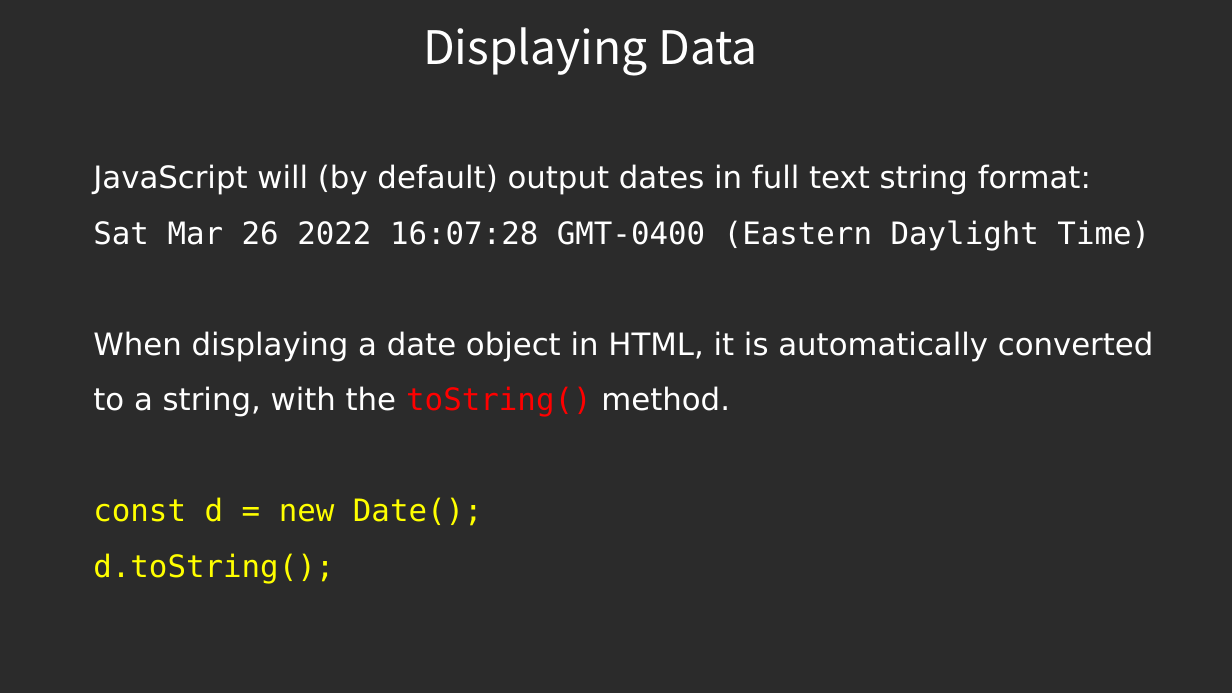
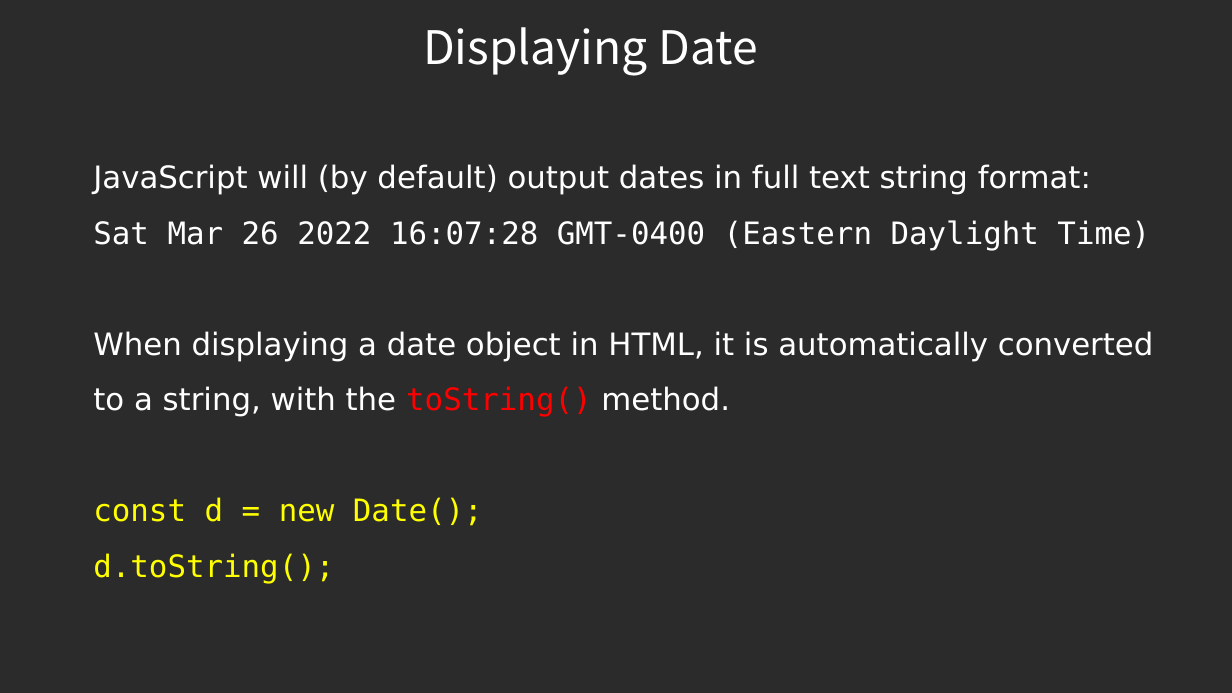
Before and after one commit to jianchentech/WebCamp, a slide deck: slide 13 of WebLecture/Lecture16-Javascript7.pptx. Drawn at 1232x693 pixels with LibreOffice and Linux fonts; fonts in the diff are those of the drawing; background and template pictures are left out; a plain dark background stands for a picture behind light text. Boxes give left, top, right and bottom in pixels: in the first picture for what was removed or moved away, otherwise in the second. Text is boxed around its words. In the diff, an @@ line names an element or a change of style, - is before the commit and + after.

```diff
--- a/WebLecture/Lecture16-Javascript7.pptx
+++ b/WebLecture/Lecture16-Javascript7.pptx
@@ text at [423, 27, 757, 75]: text changed @@
-Displaying Data
+Displaying Date
```
Also in this commit, not shown: 1 other slide changed, 3 other files.
